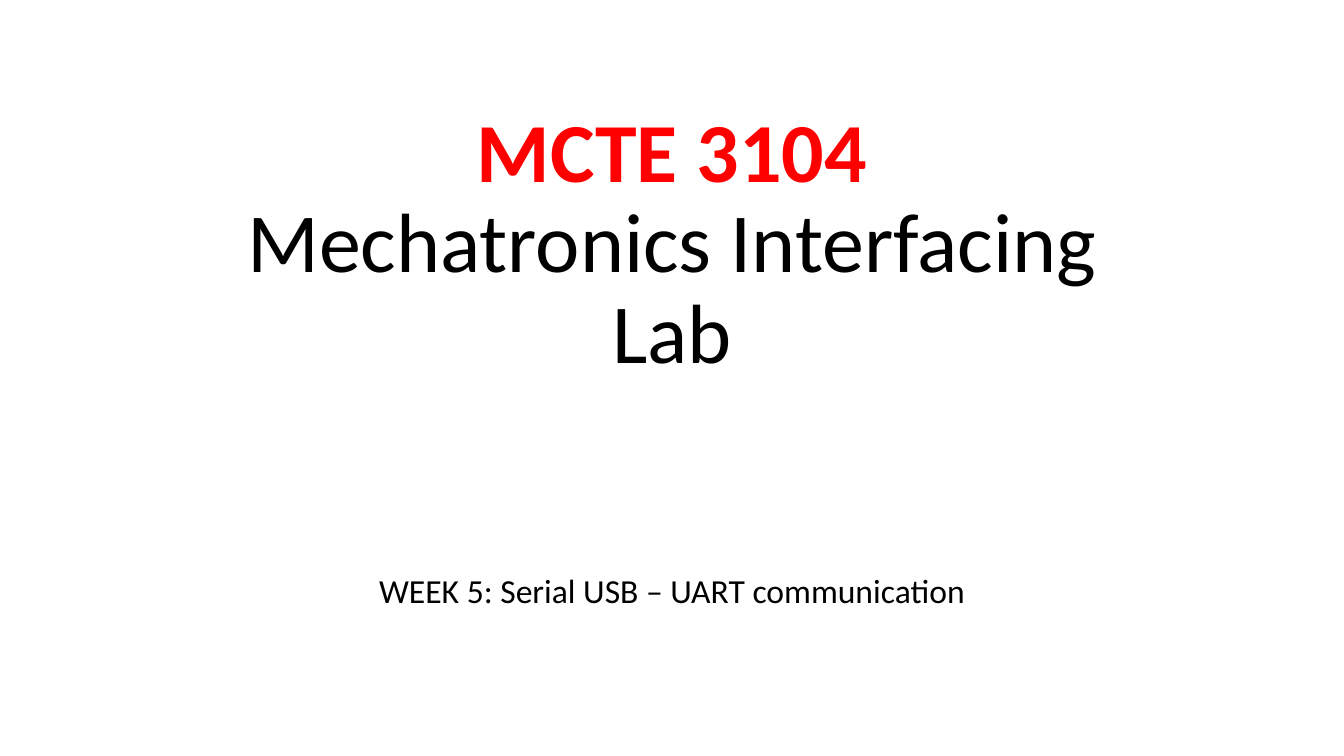
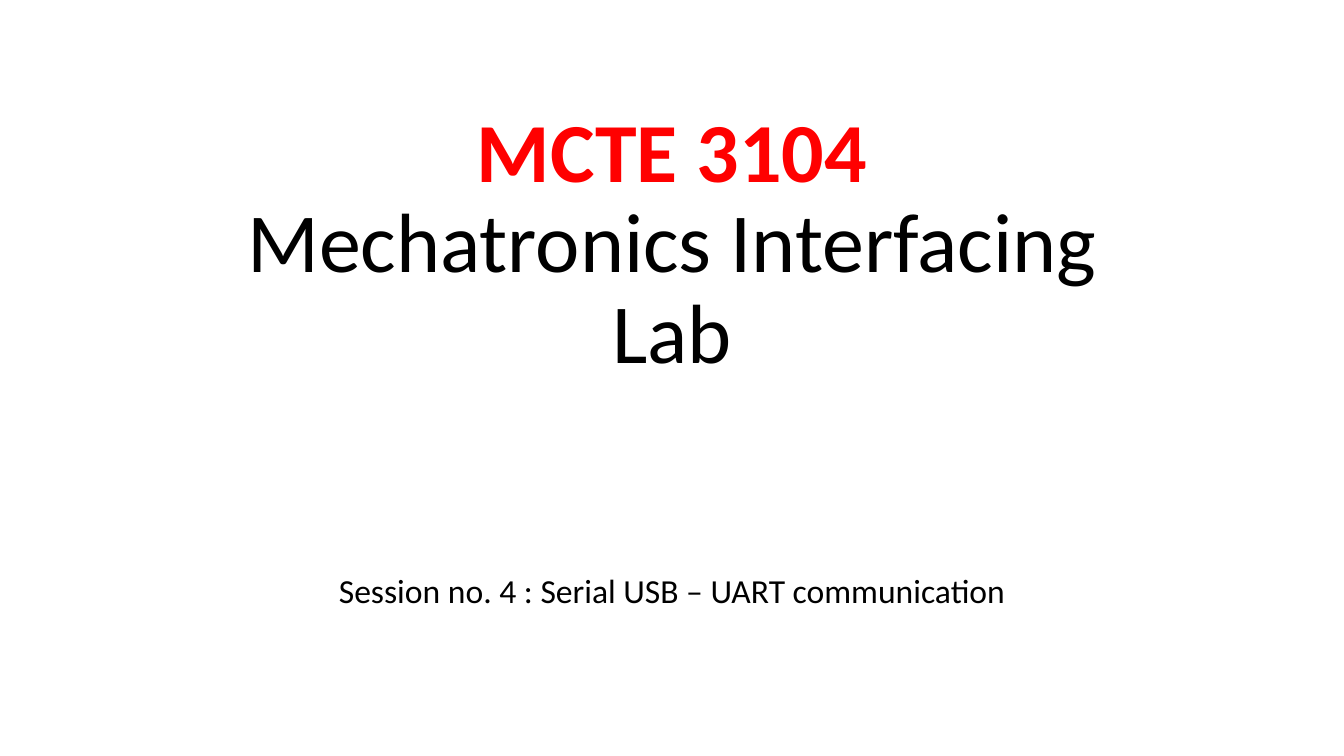
Before and after one commit to haq-m/MCTE3104-s1.1819, a slide deck: slide 1 of session-4/MCTE 3104 - ses04.pptx. Drawn at 1344x756 pixels with LibreOffice and Linux fonts; fonts in the diff are those of the drawing. Boxes give left, top, right and bottom in pixels: in the first picture for what was removed or moved away, otherwise in the second. Text is boxed around its words. In the diff, an @@ line names an element or a change of style, - is before the commit and + after.

```diff
--- a/session-4/MCTE 3104 - ses04.pptx
+++ b/session-4/MCTE 3104 - ses04.pptx
@@ subtitle at (339,579,1005,604): text changed @@
-WEEK 5: Serial USB – UART communication
+Session no. 4 : Serial USB – UART communication
```
Also in this commit, not shown: 2 other files.
